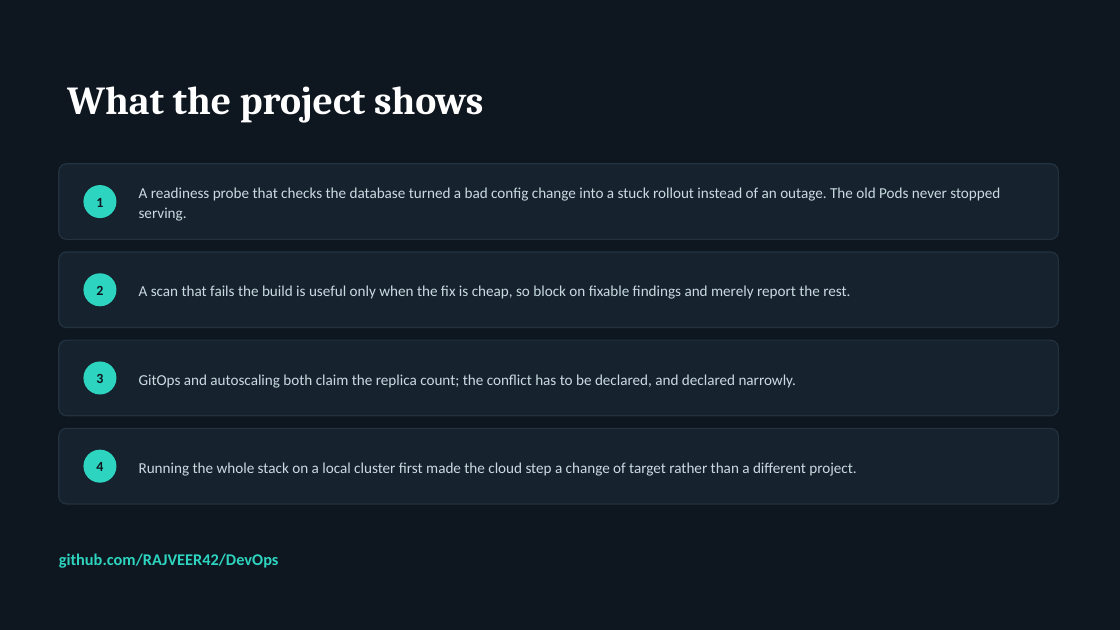
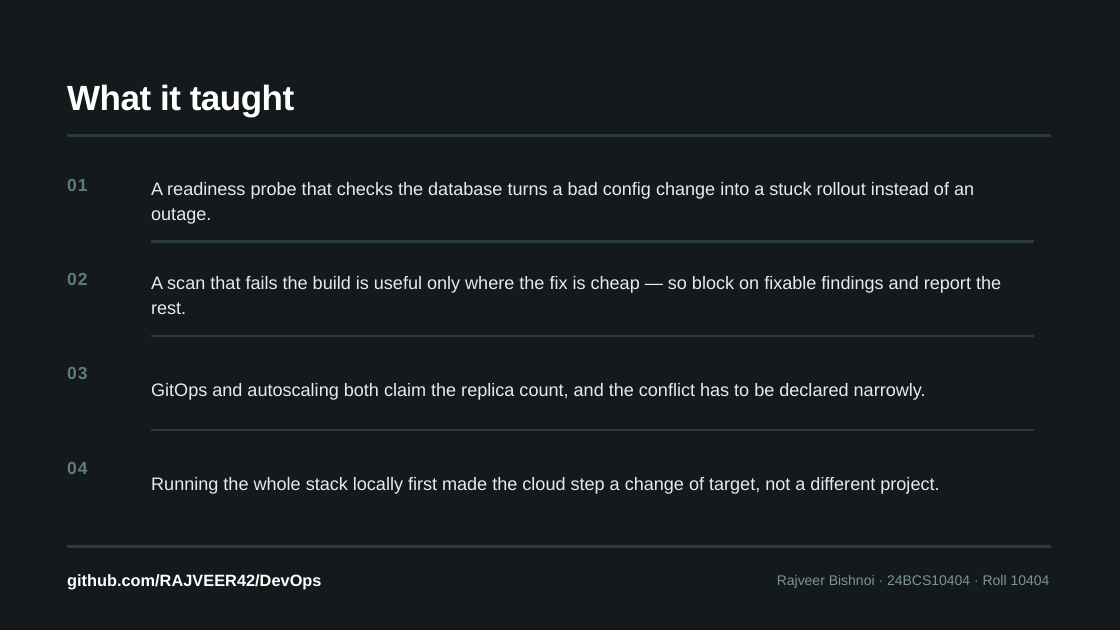
Before and after one commit to RAJVEER42/DevOps, a slide deck: slide 13 of Final DevOps Project/demo/slides.pptx. Drawn at 1120x630 pixels with LibreOffice and Linux fonts; fonts in the diff are those of the drawing. Boxes give left, top, right and bottom in pixels: in the first picture for what was removed or moved away, otherwise in the second. Text is boxed around its words. In the diff, an @@ line names an element or a change of style, - is before the commit and + after.

Commit message:
Rebuild the demo deck in the board's own design language
The first version leaned on one repeated layout: shadowed rounded cards with a
numbered dot, a stat-tile row, and an eyebrow over the title. Rebuilt so the
structure changes with the content, using the hairline rules, tabular figures
and acuity ramp the application itself was rebuilt in.

```diff
--- a/Final DevOps Project/demo/slides.pptx
+++ b/Final DevOps Project/demo/slides.pptx
@@ background #0E1620 to #14191B @@
@@ text at bbox=[67, 84, 295, 117]: text changed; size 34 to 30 pt; font Cambria to Arial @@
-What the project shows
+What it taught
@@ rectangle: place and size @@
-rectangle at bbox=[59, 164, 1059, 239]
+rectangle at bbox=[67, 134, 1050, 136]
@@ rectangle at bbox=[67, 134, 1050, 136]: rounded rectangle to rectangle; fill #16222E to #2C3A42; outline #223240 1 pt to #2C3A42 1 pt @@
@@ text added at bbox=[67, 179, 87, 191], 15 pt, text #5E7A83, bold @@
+01
@@ ellipse removed at bbox=[84, 186, 116, 218] @@
@@ text removed at bbox=[96, 198, 103, 207] @@
-1
@@ text at bbox=[151, 182, 974, 224]: text changed; size 13 to 15.5 pt; font Calibri to Arial; text colour #C9DBE0 to #E2ECEE @@
-A readiness probe that checks the database turned a bad config change into a stuck rollout instead of an outage. The old Pods never stopped serving.
+A readiness probe that checks the database turns a bad config change into a stuck rollout instead of an outage.
@@ rounded rectangle removed at bbox=[59, 252, 1059, 328] @@
@@ rectangle added at bbox=[151, 241, 1033, 242], fill #2C3A42, outline #2C3A42 1 pt @@
@@ text added at bbox=[67, 273, 87, 285], 15 pt, text #5E7A83, bold @@
+02
@@ ellipse removed at bbox=[84, 274, 116, 306] @@
@@ text removed at bbox=[96, 286, 103, 295] @@
-2
@@ text at bbox=[151, 276, 1001, 314]: text changed; size 13 to 15.5 pt; font Calibri to Arial; text colour #C9DBE0 to #E2ECEE @@
-A scan that fails the build is useful only when the fix is cheap, so block on fixable findings and merely report the rest.
+A scan that fails the build is useful only where the fix is cheap — so block on fixable findings and report the rest.
@@ rounded rectangle removed at bbox=[59, 340, 1059, 416] @@
@@ rectangle added at bbox=[151, 335, 1033, 336], fill #2C3A42, outline #2C3A42 1 pt @@
@@ text added at bbox=[67, 367, 87, 379], 15 pt, text #5E7A83, bold @@
+03
@@ ellipse removed at bbox=[84, 362, 116, 394] @@
@@ text at bbox=[151, 383, 926, 400]: text changed; size 13 to 15.5 pt; font Calibri to Arial; text colour #C9DBE0 to #E2ECEE @@
-GitOps and autoscaling both claim the replica count; the conflict has to be declared, and declared narrowly.
+GitOps and autoscaling both claim the replica count, and the conflict has to be declared narrowly.
@@ rectangle added at bbox=[151, 429, 1033, 430], fill #2C3A42, outline #2C3A42 1 pt @@
@@ text at bbox=[67, 462, 87, 474]: text changed; size 12 to 15 pt; font Calibri to Arial; text colour #0E1620 to #5E7A83 @@
-3
+04
@@ ellipse removed at bbox=[84, 450, 116, 482] @@
@@ text removed at bbox=[96, 462, 103, 471] @@
-4
@@ text at bbox=[151, 477, 939, 494]: text changed; size 13 to 15.5 pt; font Calibri to Arial; text colour #C9DBE0 to #E2ECEE @@
-Running the whole stack on a local cluster first made the cloud step a change of target rather than a different project.
+Running the whole stack locally first made the cloud step a change of target, not a different project.
@@ text "github.com/RAJVEER42/DevOps": place and size @@
-text "github.com/RAJVEER42/DevOps" at bbox=[59, 553, 279, 568]
+text "github.com/RAJVEER42/DevOps" at bbox=[67, 574, 321, 589]
@@ text "github.com/RAJVEER42/DevOps" at bbox=[67, 574, 321, 589]: font Calibri to Arial, text colour #2DD4BF to #FFFFFF @@
@@ rectangle at bbox=[67, 546, 1050, 547]: rounded rectangle to rectangle; fill #16222E to #2C3A42; outline #223240 1 pt to #2C3A42 1 pt @@
@@ rectangle: place and size @@
-rectangle at bbox=[59, 429, 1059, 504]
+rectangle at bbox=[67, 546, 1050, 547]
@@ text added at bbox=[777, 575, 1050, 588], 12 pt, text #7C949C @@
+Rajveer Bishnoi · 24BCS10404 · Roll 10404
```
Also in this commit, not shown: 10 other slides changed, 2 slides added, 2 slides removed, 1 other file.
